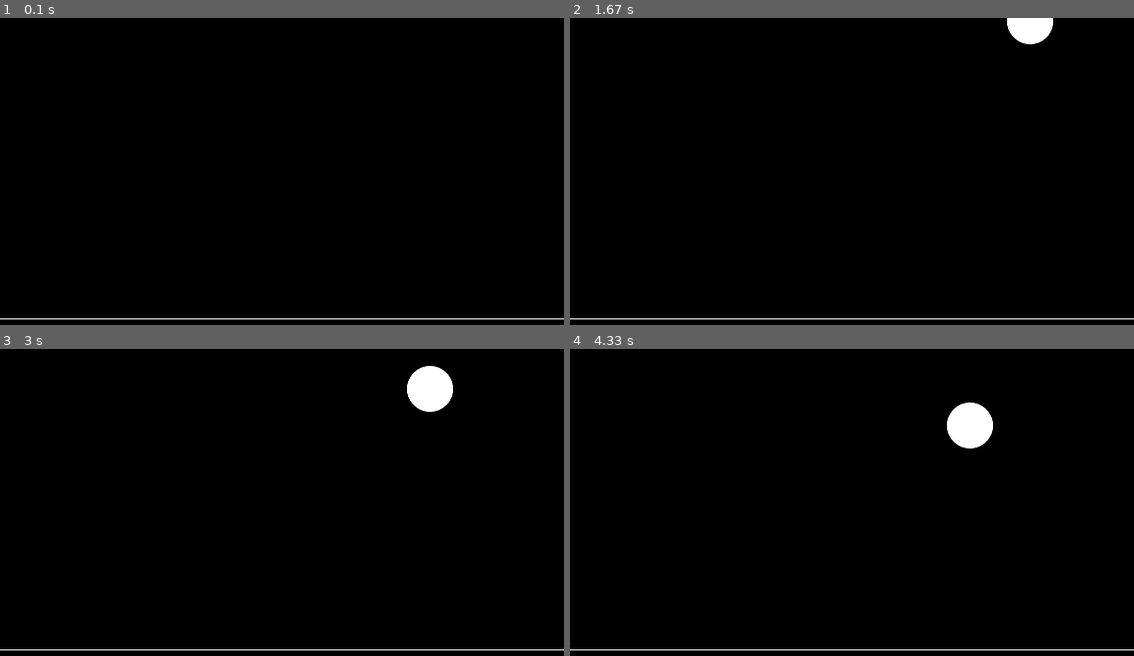
Above: before the commit, frames 1-4 (two rows, left to right).
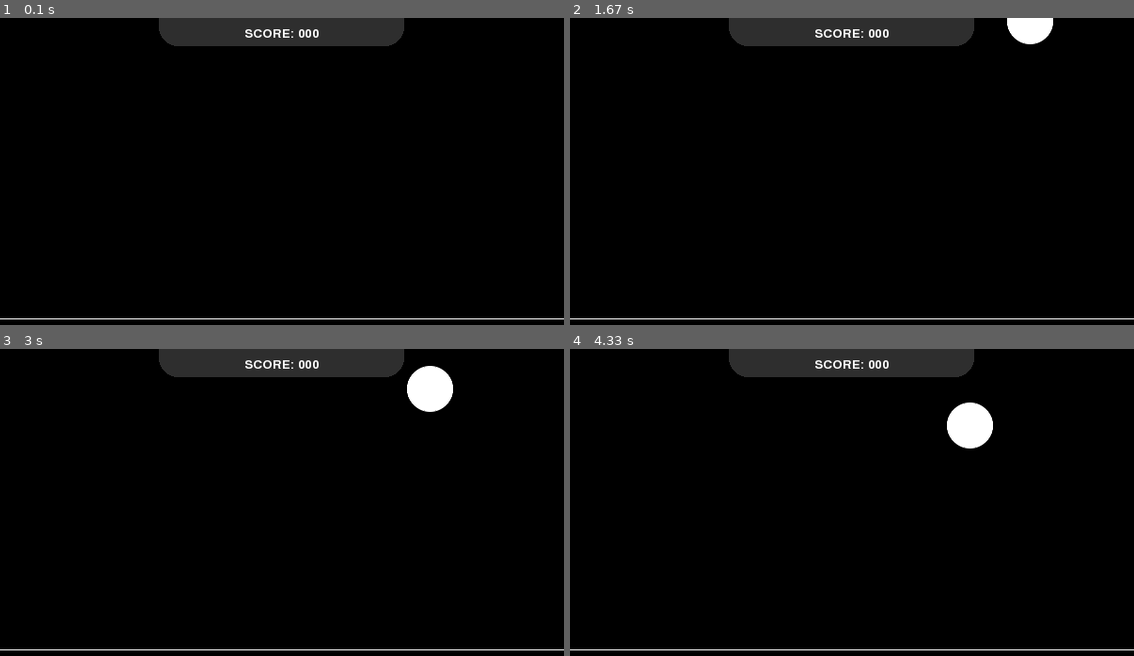
Above: after the commit, the same moments.

Repository: marcos-development-business/pygame-simple-game
Game: pygame game, started from run.py
Same seed, same stepped clock (60 frames per second), same inputs: the game is played once before the commit and once after it.
Inputs:
- Up to frame 1 (0.1 s): no input
- Up to frame 2 (1.67 s): no input
- Up to frame 3 (3 s): no input
- Up to frame 4 (4.33 s): no input

The runs differ from the first frame. In frame 1, 3.9% of the frame differs, in the area x 28-72%, y 0-10%; in frame 2, 3.9%; in frame 3, 3.9%; in frame 4, 3.9%.

Commit message:
add class Score

Diff:
--- a/constants.py
+++ b/constants.py
@@ -20,7 +20,8 @@
         WHITE = (255, 255, 255)
         RED = (255, 0, 0)
         GREEN = (0, 255, 0)
-        YELLOW = (255, 0, 255)
+        YELLOW = (246, 255, 0)
         GRAY = (62, 62, 71)
+        SMOOTH_BLACK = (46, 46, 46)
 
-        LIST = RED, GREEN, WHITE, YELLOW
+        LIST = YELLOW, RED, GREEN, WHITE
--- /dev/null
+++ b/objects/Score.py
@@ -0,0 +1,22 @@
+
+
+class Score:
+    __score = 0
+
+    def increment(self, to=1):
+        self.__score += to
+
+    def decrement(self, by=1):
+        self.__score -= by
+
+    def reset(self):
+        self.__score = 0
+
+    def lose(self, total=10):
+        if self.__score > total:
+            self.decrement(total)
+        else:
+            self.reset()
+
+    def __str__(self):
+        return str(self.__score).rjust(3, '0')
--- a/run.py
+++ b/run.py
@@ -4,11 +4,16 @@
 from pygame import gfxdraw
 
 from constants import Constants
+from objects.Score import Score
 from objects.ball import Ball
 from objects.ballsList import BallsList
 from objects.particles import Particles
 
 pygame.init()
+
+pygame.font.init()
+
+font = pygame.font.SysFont(pygame.font.get_default_font(), 20)
 
 
 class Game:
@@ -28,6 +33,7 @@
     def loop(self):
         self.create_new_ball()
         particles = Particles(self.screen)
+        score = Score()
 
         while self.running:
             balls = self.balls.get_balls()
@@ -42,10 +48,12 @@
                         if ball.check_if_click_is_inside(mouse_click_pos[0], mouse_click_pos[1]) and ball.y + ball.ray > Constants.BREAKPOINT:
                             self.balls.remove_ball(ball.id)
                             particles.create(ball.x, ball.y)
+                            score.increment()
 
             for ball in balls:
                 if ball.check_if_y_exceed_height():
                     self.balls.remove_ball(ball.id)
+                    score.lose(10)
                 else:
                     if ball.check_if_y_exceed_breakpoint():
                         self.create_new_ball()
@@ -59,6 +67,20 @@
 
             particles.render()
 
+            score_text = font.render(f' SCORE: {score} ', True, Constants.Colors.WHITE, Constants.Colors.SMOOTH_BLACK)
+
+            text_width = score_text.get_width() + score_text.get_width() * 2
+            rect_center = int(Constants.GAME_WIDTH / 2 - text_width / 2)
+            text_center = (int(Constants.GAME_WIDTH / 2 - score_text.get_width() / 2), int(score_text.get_height() / 2) + 15 // 4)
+
+            pygame.draw.rect(
+                self.screen, Constants.Colors.SMOOTH_BLACK,
+                border_bottom_left_radius=20, border_bottom_right_radius=20,
+                rect=(rect_center, 0, score_text.get_width() + score_text.get_width() * 2, 30)
+            )
+
+            self.screen.blit(score_text, (text_center[0], text_center[1]))
+
             pygame.display.update()
 
             self.screen.fill(Constants.Colors.BLACK)
